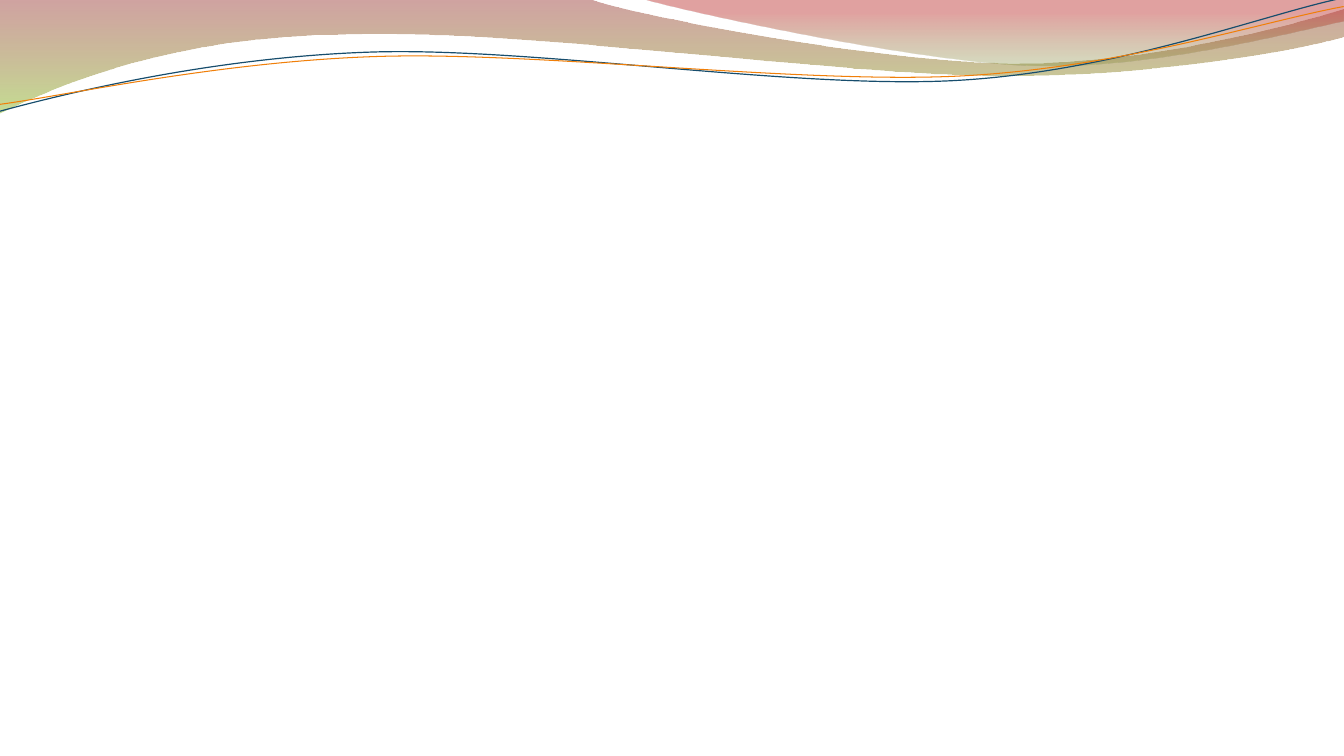
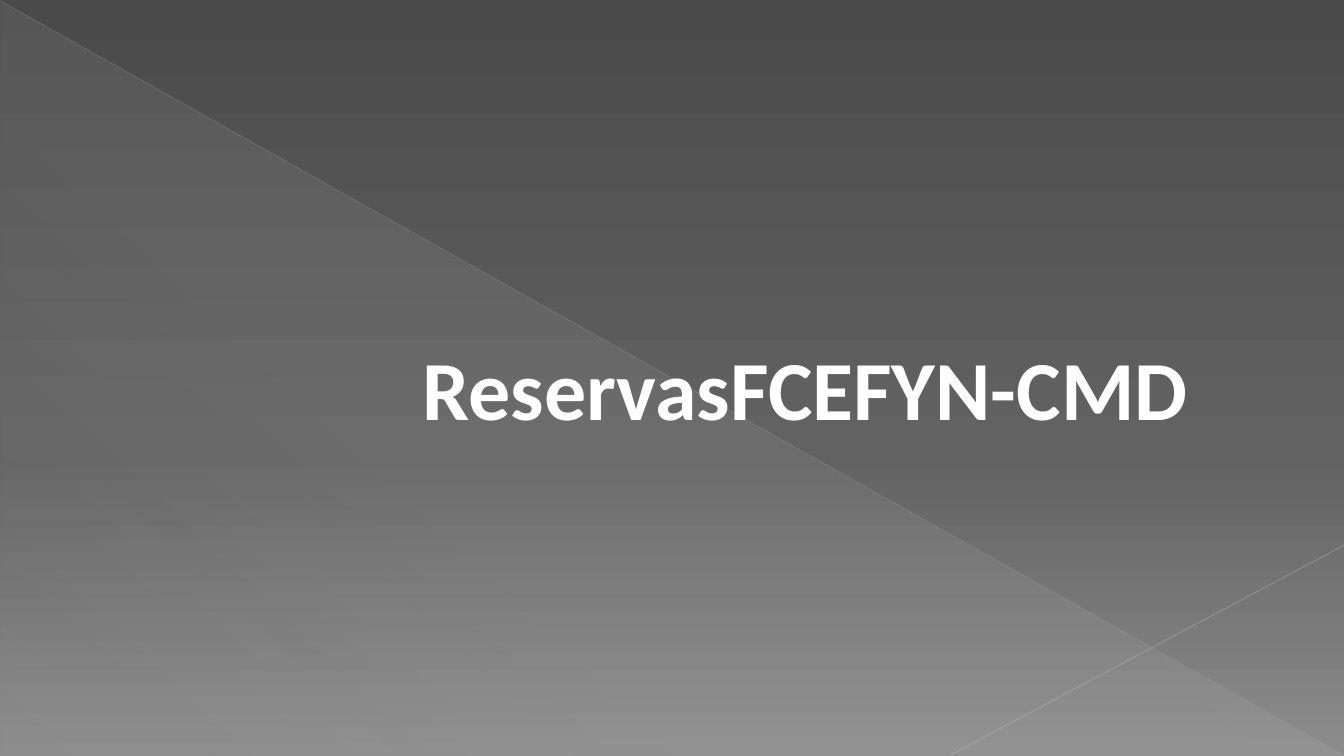
Before and after one commit to jerebenitez/2017-UNC-IngSoft-cmd, a slide deck: slide 1 of docs/Pesentación.pptx. Drawn at 1344x756 pixels with LibreOffice and Linux fonts; fonts in the diff are those of the drawing. Boxes give left, top, right and bottom in pixels: in the first picture for what was removed or moved away, otherwise in the second. Text is boxed around its words. In the diff, an @@ line names an element or a change of style, - is before the commit and + after.

```diff
--- a/docs/Pesentación.pptx
+++ b/docs/Pesentación.pptx
@@ background #FFFFFF to gradient #4A4A4A to #626262 to #8C8C8C @@
@@ freeform shape removed at bbox=[0, 0, 1344, 114] @@
@@ freeform shape removed at bbox=[0, 0, 1344, 118] @@
@@ freeform shape removed at bbox=[0, 6, 1344, 113] @@
@@ line added from (0, 1) to (1343, 755), #BFBFBF 0.39 pt @@
@@ right triangle added at bbox=[1, 2, 1343, 756], fill gradient #D2D2D2 @@
@@ freeform shape removed at bbox=[644, 0, 1344, 70] @@
@@ text added at bbox=[422, 365, 1187, 421], 60 pt, text #FFFFFF, bold @@
+ReservasFCEFYN-CMD
@@ line added from (1344, 545) to (951, 755), #C6C6C6 0.47 pt @@
```
Also in this commit, not shown: 4 other slides changed, 1 slide added, 2 slides removed, 1 other file.
